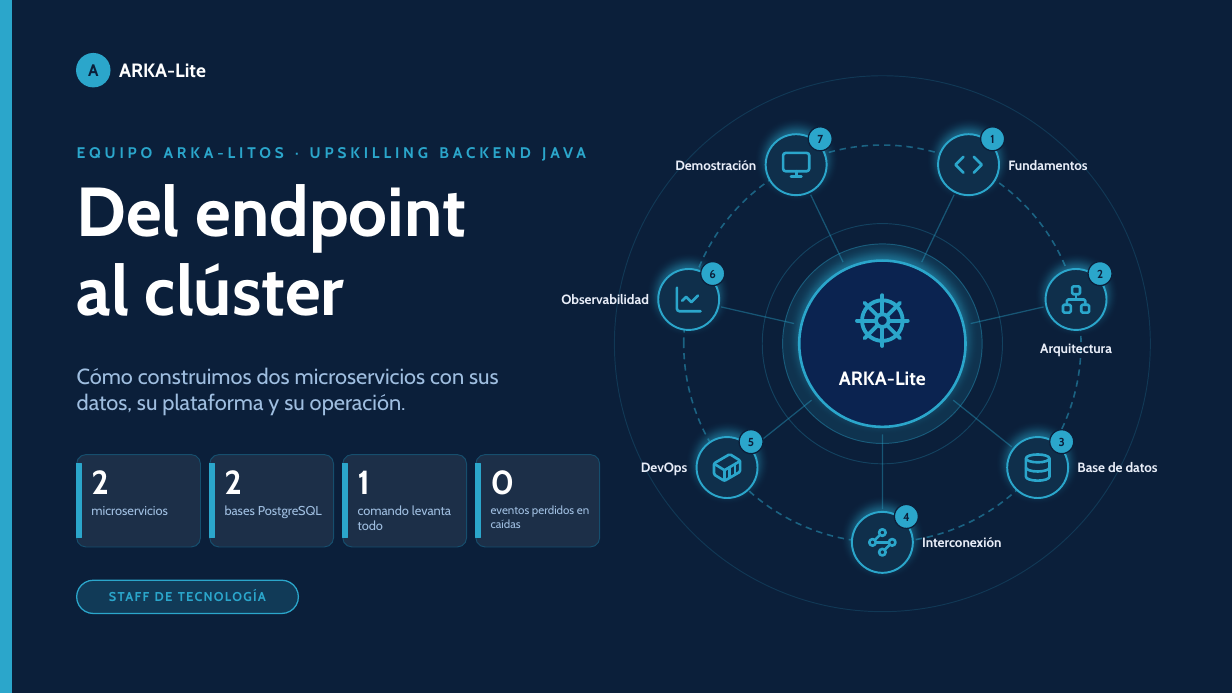
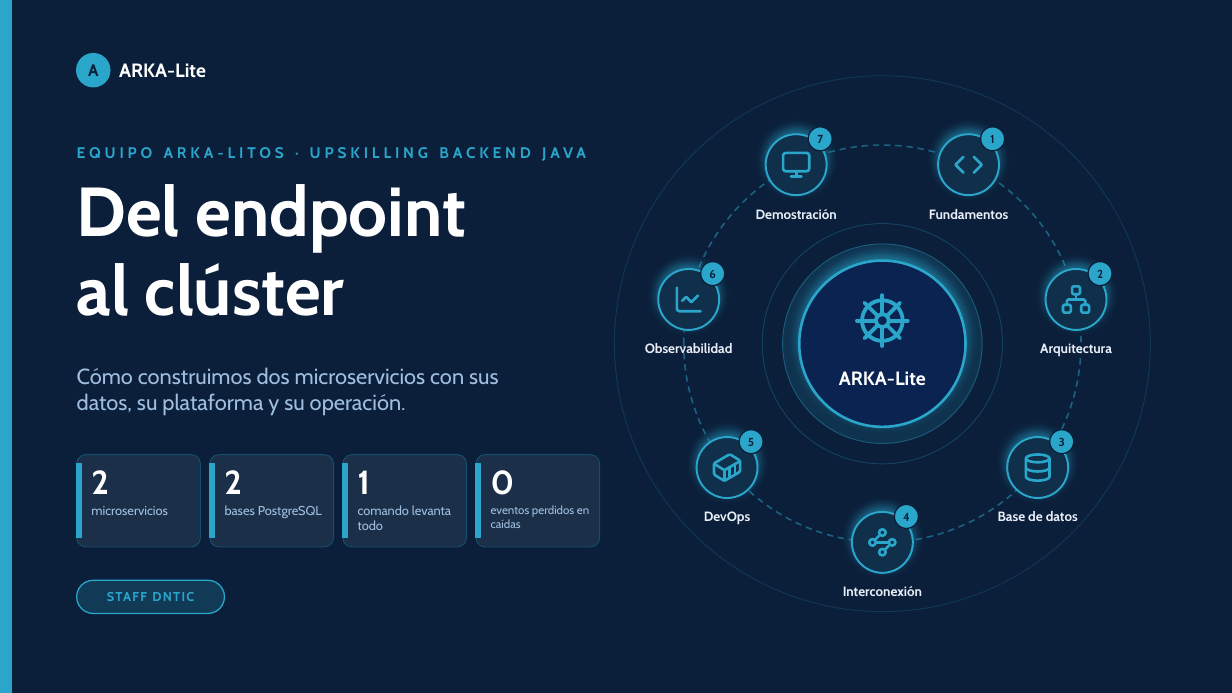
Before and after one commit to jfranceschi-dev/arka-lite, a slide deck: slide 1 of docs/presentation-data/pptx/ARKA-Lite-ejecutivo-con-videos.pptx. Drawn at 1232x693 pixels with LibreOffice and Linux fonts; fonts in the diff are those of the drawing. Boxes give left, top, right and bottom in pixels: in the first picture for what was removed or moved away, otherwise in the second. Text is boxed around its words. In the diff, an @@ line names an element or a change of style, - is before the commit and + after.

```diff
--- a/docs/presentation-data/pptx/ARKA-Lite-ejecutivo-con-videos.pptx
+++ b/docs/presentation-data/pptx/ARKA-Lite-ejecutivo-con-videos.pptx
@@ text "Demostración": place and size @@
-text "Demostración" at <box>675,160,756,170</box>
+text "Demostración" at <box>756,209,837,219</box>
@@ line removed from (843, 262) to (811, 195) @@
@@ line removed from (922, 262) to (955, 195) @@
@@ line removed from (794, 323) to (721, 307) @@
@@ line removed from (971, 323) to (1044, 307) @@
@@ alignment right to centre in 3 elements at <box>704,511,750,525</box>, <box>756,209,837,219</box>, <box>645,342,733,357</box> @@
@@ text "Observabilidad": place and size @@
-text "Observabilidad" at <box>561,294,649,304</box>
+text "Observabilidad" at <box>645,342,733,357</box>
@@ line removed from (811, 400) to (753, 447) @@
@@ line removed from (954, 400) to (1012, 447) @@
@@ line removed from (883, 434) to (883, 509) @@
@@ text "DevOps": place and size @@
-text "DevOps" at <box>641,462,687,476</box>
+text "DevOps" at <box>704,511,750,525</box>
@@ rounded rectangle "STAFF DNTIC": place and size @@
-rounded rectangle "STAFF DNTIC" at <box>77,580,299,614</box>
+rounded rectangle "STAFF DNTIC" at <box>77,580,225,614</box>
@@ text in rounded rectangle at <box>107,592,194,601</box>: text changed @@
-STAFF DE TECNOLOGÍA
+STAFF DNTIC
@@ 3 texts: place and size @@
-3 texts at <box>922,160,1158,547</box>
+3 texts at <box>843,209,1078,596</box>
@@ alignment left to centre in 3 elements at <box>998,511,1078,521</box>, <box>929,209,1008,219</box>, <box>843,586,922,596</box> @@
```
Also in this commit, not shown: 8 other slides changed, 2 slides added, 4 slides removed, 35 other files.
